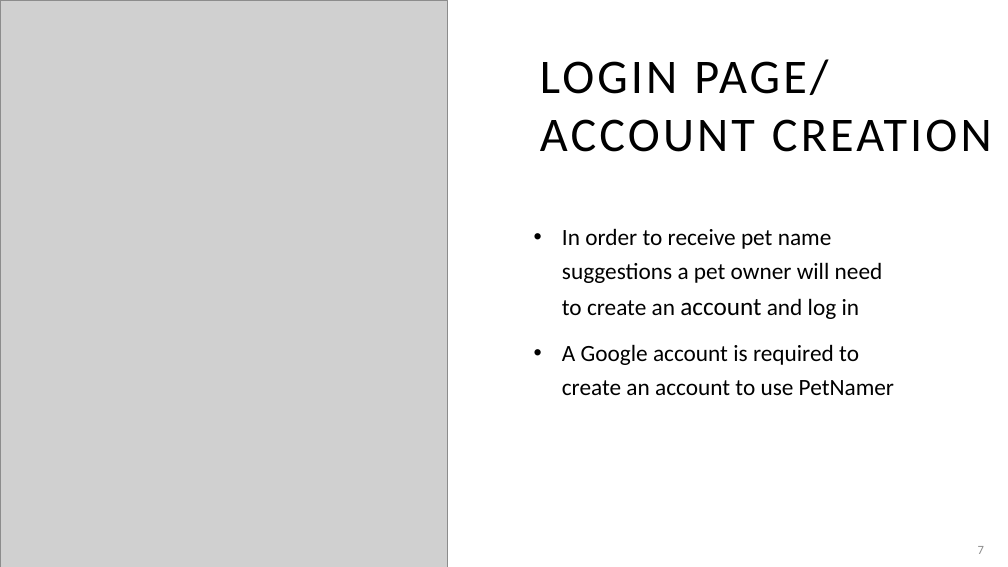
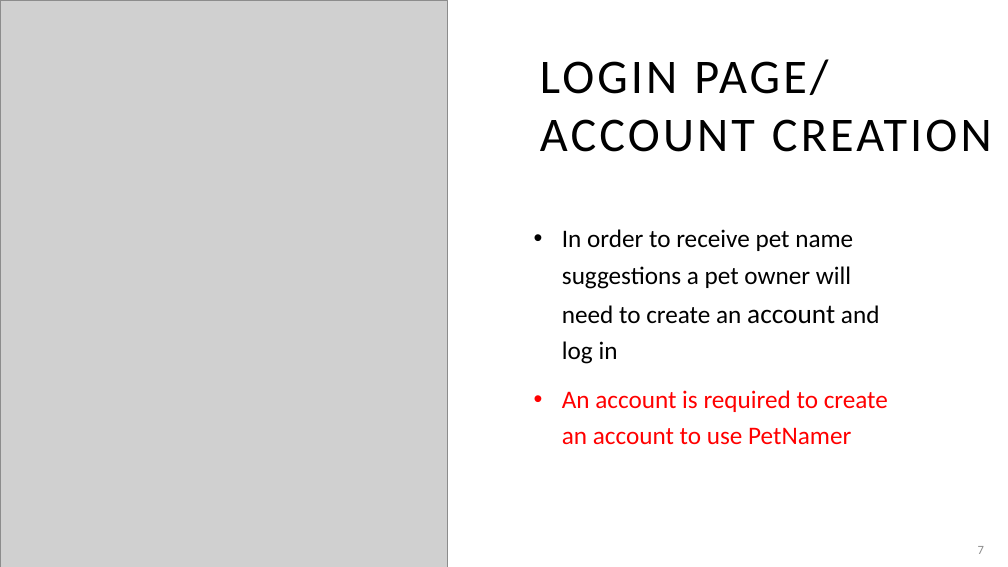
Before and after one commit to adriaonline/CPT200SP24-Team1, a slide deck: slide 7 of Phase 3 Docs/Phase 3 - Presentation.pptx. Drawn at 1008x567 pixels with LibreOffice and Linux fonts; fonts in the diff are those of the drawing; grey boxes stand for pictures. Boxes give left, top, right and bottom in pixels: in the first picture for what was removed or moved away, otherwise in the second. Text is boxed around its words. In the diff, an @@ line names an element or a change of style, - is before the commit and + after.

Commit message:
Updated P3 presentation

```diff
--- a/Phase 3 Docs/Phase 3 - Presentation.pptx
+++ b/Phase 3 Docs/Phase 3 - Presentation.pptx
@@ text at (562, 229, 880, 364): size 22.2 to 24 pt in "In order to receive pet name suggestions ..."; size 24.1 to 26 pt in "account" @@
@@ text at (562, 390, 888, 445): text changed; size 22.2 to 24 pt; text colour #000000 to #FF0000 @@
-• A Google account is required to create an account to use PetNamer
+• An account is required to create an account to use PetNamer
```
Also in this commit, not shown: 2 other slides changed, 1 other file.
